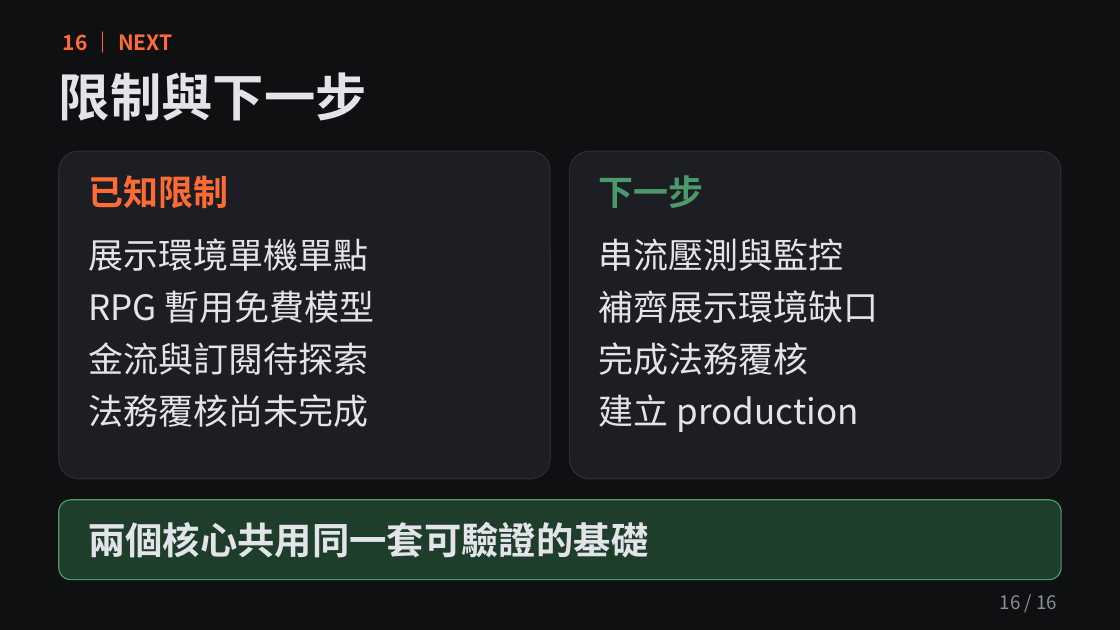
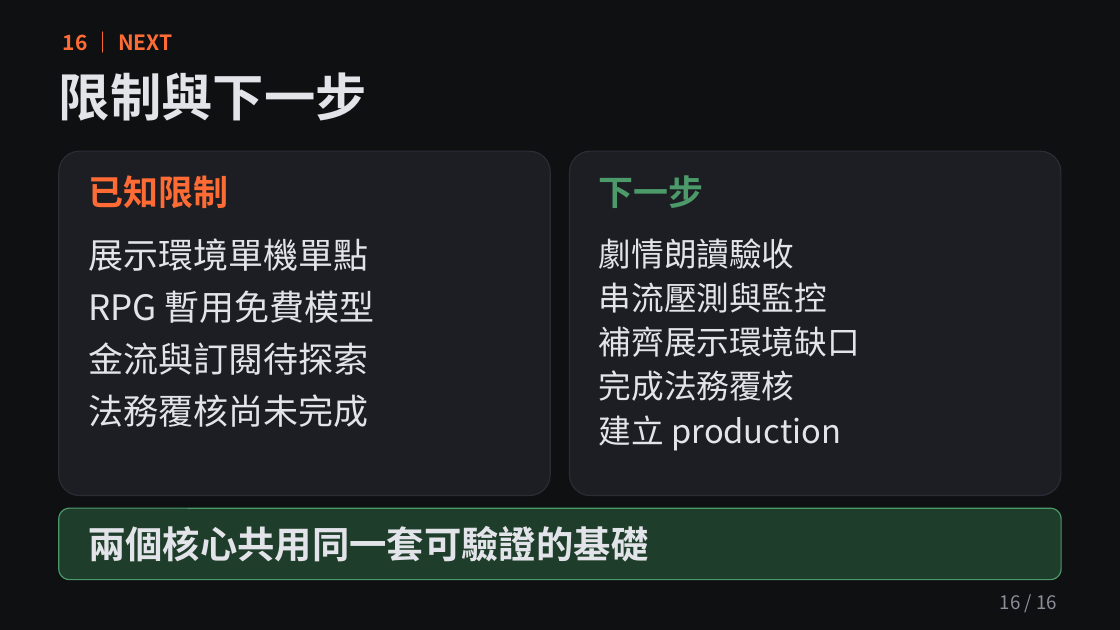
Before and after one commit to pp466pp466/R.A.C, a slide deck: slide 16 of docs/5.0簡報.pptx. Drawn at 1120x630 pixels with LibreOffice and Linux fonts; fonts in the diff are those of the drawing. Boxes give left, top, right and bottom in pixels: in the first picture for what was removed or moved away, otherwise in the second. Text is boxed around its words. In the diff, an @@ line names an element or a change of style, - is before the commit and + after.

```diff
--- a/docs/5.0簡報.pptx
+++ b/docs/5.0簡報.pptx
@@ rounded rectangle resized from (x1=59, y1=151, x2=550, y2=479) to (x1=59, y1=151, x2=550, y2=496) @@
@@ rounded rectangle resized from (x1=570, y1=151, x2=1061, y2=479) to (x1=570, y1=151, x2=1061, y2=496) @@
@@ text at (x1=599, y1=238, x2=795, y2=269): paragraph added @@
+劇情朗讀驗收
@@ text at (x1=599, y1=282, x2=860, y2=451): size 30 to 28 pt in "串流壓測與監控", "補齊展示環境缺口", "完成法務覆核", "建立 production"; less space between paragraphs @@
@@ rounded rectangle resized from (x1=59, y1=500, x2=1061, y2=580) to (x1=59, y1=508, x2=1061, y2=580) @@
@@ text "兩個核心共用同一套可驗證的基礎" moved from (x1=88, y1=522, x2=648, y2=558) to (x1=88, y1=526, x2=648, y2=562) @@
```
Also in this commit, not shown: 6 other slides changed, 9 other files.
